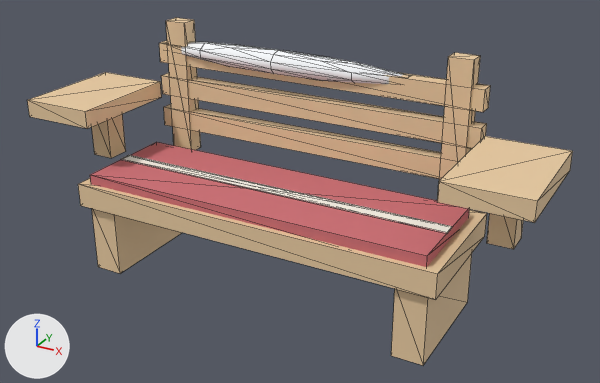
Before and after pictures for a commit that changed the glTF model cafe-chaos/models/27-cafe-canada/dock-bench.glb.
Both versions are drawn from a camera (50 mm lens) standing at (0.0632, -0.1063, 0.0713) and looking at (0.0035, 0.0023, 0.017). Lighting does not change. The marker at lower left points along +X, +Y and +Z. The picture after the commit comes second. Mesh edges are drawn as thin lines. Where no turn or scale is listed for an object, it has been applied to the vertices. Vertices at exactly the same position are counted once.

The older version as bpy lines, for what is in view:
```python
me_bench = bpy.data.meshes.new('Bench')
me_bench.from_pydata(...)  # 96 vertices, 144 faces; spans x -0.0435..0.0435, y -0.011..0.0135, z 0.0..0.04
me_bench.materials.append(mat_pine)  # beige #eacba2
me_benchcushion = bpy.data.meshes.new('BenchCushion')
me_benchcushion.from_pydata(...)  # a box spanning x -0.03..0.03, y -0.01..0.008, z 0.0153..0.0178
me_benchcushion.materials.append(mat_plaid)  # pink #ce6f76
me_benchcushionstripe = bpy.data.meshes.new('BenchCushionStripe')
me_benchcushionstripe.from_pydata(...)  # a box spanning x -0.03..0.03, y -0.0021..0.0001, z 0.0177..0.0179
me_benchcushionstripe.materials.append(mat_cream)  # white #fcf7ed
me_benchsnow = bpy.data.meshes.new('BenchSnow')
me_benchsnow.from_pydata(...)  # an icosphere of 80 faces spanning x -0.0295..0.0175, y 0.0093..0.0147, z 0.033..0.037
me_benchsnow.materials.append(mat_snow)  # white #fafcff
ob_bench = bpy.data.objects.new('Bench', me_bench)
ob_bench.location = (0.0, 0.0, 0.0)
ob_benchcushion = bpy.data.objects.new('BenchCushion', me_benchcushion)
ob_benchcushion.location = (0.0, 0.0, 0.0)
ob_benchcushionstripe = bpy.data.objects.new('BenchCushionStripe', me_benchcushionstripe)
ob_benchcushionstripe.location = (0.0, 0.0, 0.0)
ob_benchsnow = bpy.data.objects.new('BenchSnow', me_benchsnow)
ob_benchsnow.location = (0.0, 0.0, 0.0)
```
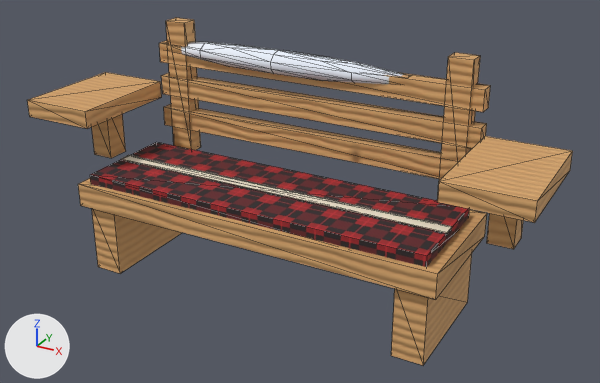
What differs and where, as boxes [x1, y1, x2, y2] in the pictures (600 x 383 px):
'Bench', recoloured (beige to orange)
    both: [27, 18, 573, 365]
'BenchCushion', recoloured (pink to red)
    both: [90, 142, 469, 267]
'BenchCushionStripe', recoloured, surface changed
    both: [121, 155, 452, 233]
part 2 of me_benchsnow, recoloured
    both: [181, 42, 404, 84]

Patch to the scene script:
```diff
--- a/cafe-chaos/models/27-cafe-canada/dock-bench.glb.py
+++ b/cafe-chaos/models/27-cafe-canada/dock-bench.glb.py
@@ img_nrm_snow @@
+img_nrm_snow = load_image('nrm-Snow', '_unpacked/nrm-Snow', 256, 256, 'Non-Color')
@@ img_tex_snow @@
+img_tex_snow = load_image('tex-Snow', '_unpacked/tex-Snow', 256, 256, 'sRGB')
@@ img_tex_cream @@
+img_tex_cream = load_image('tex-Cream', '_unpacked/tex-Cream', 256, 256, 'sRGB')
@@ img_nrm_cream @@
+img_nrm_cream = load_image('nrm-Cream', '_unpacked/nrm-Cream', 256, 256, 'Non-Color')
@@ img_tex_plaid @@
+img_tex_plaid = load_image('tex-Plaid', '_unpacked/tex-Plaid', 256, 256, 'sRGB')
@@ img_tex_pine @@
+img_tex_pine = load_image('tex-Pine', '_unpacked/tex-Pine', 256, 256, 'sRGB')
@@ img_nrm_pine @@
+img_nrm_pine = load_image('nrm-Pine', '_unpacked/nrm-Pine', 256, 256, 'Non-Color')
@@ mat_snow_001 @@
+mat_snow_001 = bpy.data.materials.new('Snow.001')
+# uses the picture img_nrm_snow
+# uses the picture img_tex_snow
@@ mat_cream_003 @@
+mat_cream_003 = bpy.data.materials.new('Cream.003')
+# uses the picture img_nrm_cream
+# uses the picture img_tex_cream
@@ mat_plaid_004 @@
+mat_plaid_004 = principled_material('Plaid.004')
+mat_plaid_004.texture = img_tex_plaid
+mat_plaid_004.roughness = 0.9
@@ mat_pine_004 @@
+mat_pine_004 = bpy.data.materials.new('Pine.004')
+# uses the picture img_nrm_pine
+# uses the picture img_tex_pine
@@ me_bench @@
 me_bench.from_pydata(...)  # 96 vertices, 144 faces; spans x -0.0435..0.0435, y -0.011..0.0135, z 0.0..0.04
-me_bench.materials.append(mat_pine)  # beige #eacba2
+me_bench.materials.append(mat_pine_004)
@@ me_benchcushion @@
 me_benchcushion.from_pydata(...)  # 8 vertices, 12 faces; spans x -0.03..0.03, y -0.01..0.008, z 0.0153..0.0178
-me_benchcushion.materials.append(mat_plaid)  # pink #ce6f76
+me_benchcushion.materials.append(mat_plaid_004)  # picture img_tex_plaid
@@ me_benchcushionstripe @@
 me_benchcushionstripe.from_pydata(...)  # 8 vertices, 12 faces; spans x -0.03..0.03, y -0.0021..0.0001, z 0.0177..0.0179
 # used by ob_benchcushionstripe; location = (0.0, 0.0, 0.0)
-me_benchcushionstripe.materials.append(mat_cream)  # white #fcf7ed
+# me_benchcushionstripe part 1: texture (UV) coordinates changed
+me_benchcushionstripe.materials.append(mat_cream_003)
@@ me_benchsnow @@
 me_benchsnow.from_pydata(...)  # 42 vertices, 80 faces; spans x -0.0295..0.0175, y 0.0093..0.0147, z 0.033..0.037
 # used by ob_benchsnow; location = (0.0, 0.0, 0.0)
+# me_benchsnow part 2: 80 faces spanning x -0.0295..0.0175, y 0.0093..0.0147, z 0.033..0.037 switch from mat_snow (white #fafcff) to mat_snow_001
```
